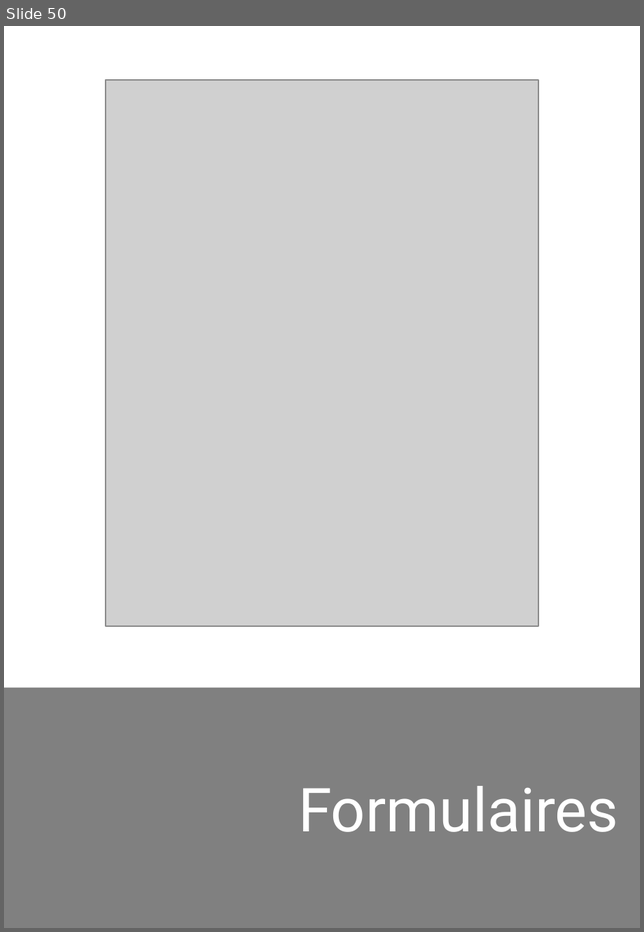
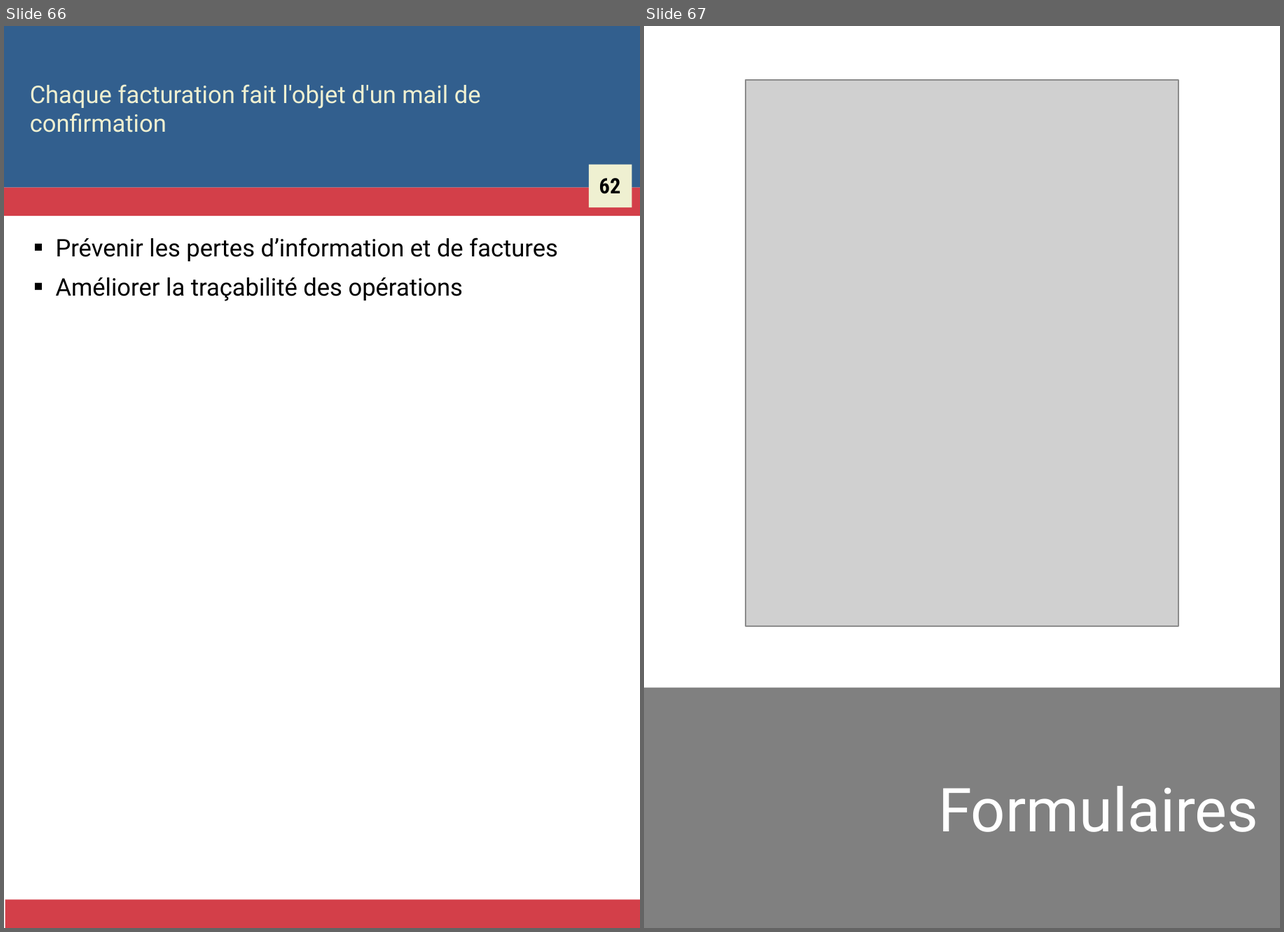
Before and after one commit to Zigazou/bonnes-pratiques-illustrees, a slide deck: bonnes-pratiques.odp. Shown side by side, each under a label of ours: slide 50 before the commit, slides 66 and 67 after it. The pictures are 644x932 and 1284x932 pixels, drawn with LibreOffice and Linux fonts; fonts in the diff are those of the drawing; grey boxes stand for pictures. Boxes give left, top, right and bottom in pixels: in the first picture for what was removed or moved away, otherwise in the second. Text is boxed around its words. In the diff, an @@ line names an element or a change of style, - is before the commit and + after.

```diff
--- a/bonnes-pratiques.odp
+++ b/bonnes-pratiques.odp
@@ slide 66 added at [4, 26, 640, 928], background #FFFFFF @@
@@ rectangle added at [4, 26, 640, 188], fill #325F8E @@
@@ title added at [30, 84, 481, 132], 16 pt, text #EFF0D1 @@
+Chaque facturation fait l'objet d'un mail de confirmation
@@ rectangle added at [588, 165, 631, 207], fill #EFF0D1 @@
@@ rectangle added at [4, 188, 640, 216], fill #D33F49 @@
@@ text added at [599, 178, 621, 194], 14 pt, text #000000, bold @@
+62
@@ text added at [56, 237, 558, 301], 16 pt, text #000000 @@
+■ Prévenir les pertes d’information et de factures
+■ Améliorer la traçabilité des opérations
@@ rectangle added at [5, 900, 640, 928], fill #D33F49 @@
@@ what was slide 50 is now slide 67 @@
```
Also in this commit, not shown: 16 other slides added, 1 other file.
